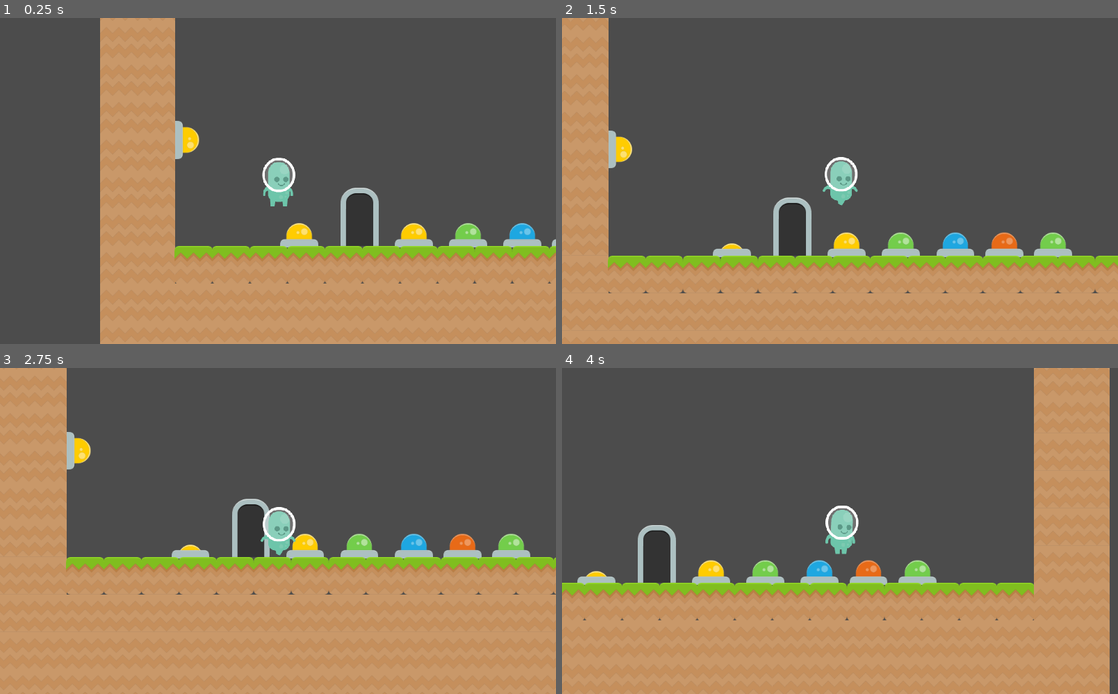
Above: before the commit, frames 1-4 (two rows, left to right).
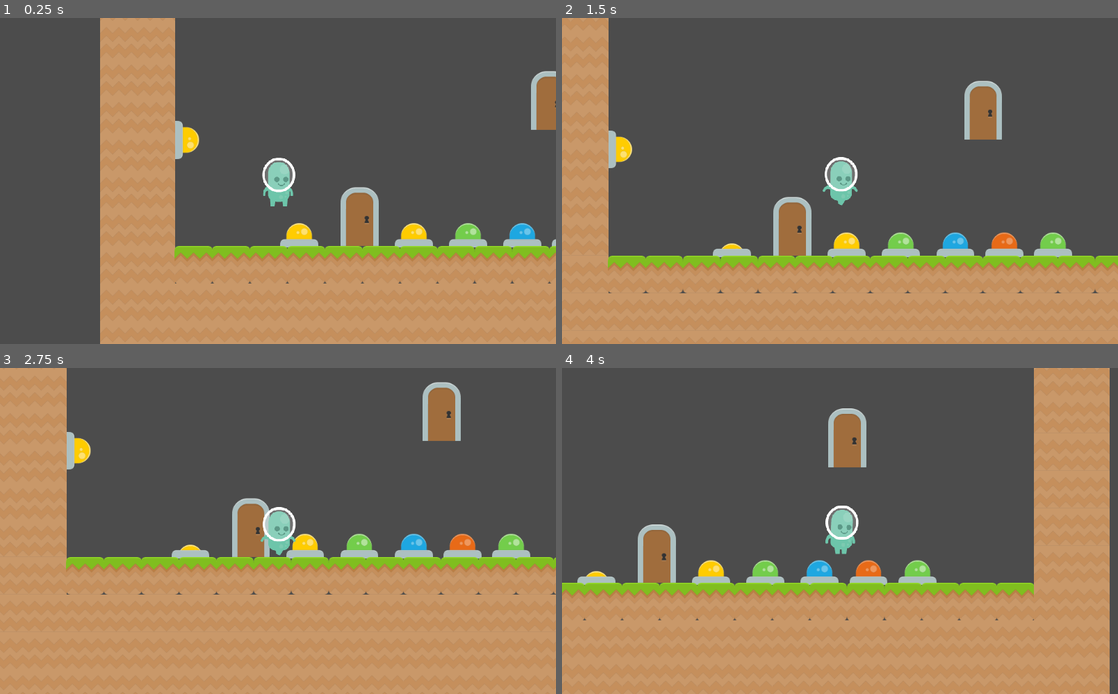
Above: after the commit, the same moments.

Repository: Setherino/PinQuest
Game: Godot game, scene res://Levels/Simon.tscn
Two runs of this game, one before a commit and one after it. Both use one fixed random seed, a clock stepped at 60 frames per second and the inputs below. This scene is started directly instead of the project's main scene. The engine's default icon, where the game draws it, is replaced by a stand-in: a white triangle on a blue panel in a dark square.
Inputs:
- Up to frame 1 (0.25 s): no input
- Up to frame 2 (1.5 s): hold E (interact) 0.53-1.28 s; hold Right (moveRight) from 0.53 s (still down); tap Space (Jump) at 0.77 s; tap E (interact) at 1.35 s
- Up to frame 3 (2.75 s): tap Space (Jump) at 1.52 s; release Right (moveRight) at 2.03 s; hold A (moveLeft) from 2.03 s (still down); hold E (interact) from 2.03 s (still down)
- Up to frame 4 (4 s): release A (moveLeft) at 2.78 s; release E (interact) at 2.78 s; hold Right (moveRight) from 2.78 s (still down); tap E (interact) at 2.85 s; tap Space (Jump) at 3.02, 3.77 s; hold E (interact) from 3.53 s (still down)

The runs differ from the first frame. In frame 1, 1.6% of the frame differs, in the area x 61-100%, y 16-70%; in frame 2, 2.0%; in frame 3, 2.0%; in frame 4, 2.0%, in the area x 13-55%, y 12-66%.

Commit message:
shhh

Diff:
--- a/Levels/Simon.tscn
+++ b/Levels/Simon.tscn
@@ -36,7 +36,7 @@
 position = Vector2( 640, 520 )
 momentary = true
 type = "blue"
-linkCode = 4
+linkCode = 8
 
 [node name="Button4" parent="." instance=ExtResource( 1 )]
 position = Vector2( 730, 520 )
@@ -52,15 +52,20 @@
 
 [node name="door2" parent="." instance=ExtResource( 3 )]
 position = Vector2( 340.176, 517.024 )
+nextLevel = "res://Levels/john.tscn"
 triggered = true
 linkCode = 3
 
 [node name="andGate" parent="." instance=ExtResource( 4 )]
 position = Vector2( 505.797, 318.745 )
-Xor = true
 
 [node name="Player" parent="." instance=ExtResource( 5 )]
 position = Vector2( 190.172, 412.314 )
 
 [node name="or gate" parent="Player" instance=ExtResource( 6 )]
 position = Vector2( 164, -34.0853 )
+
+[node name="door" parent="." instance=ExtResource( 3 )]
+position = Vector2( 691.247, 303.582 )
+triggered = true
+linkCode = 8
--- a/Levels/john.tscn
+++ b/Levels/john.tscn
@@ -17,7 +17,6 @@
 position = Vector2( 99.7123, 379.219 )
 nextLevel = "res://Levels/testScene.tscn"
 triggered = true
-triggeredBy = "blue"
 
 [node name="Button" parent="." instance=ExtResource( 3 )]
 position = Vector2( 636.234, 378.053 )
--- /dev/null
+++ b/die.tscn
@@ -0,0 +1,107 @@
+[gd_scene load_steps=29 format=2]
+
+[ext_resource path="res://nudeDva/0.obj" type="ArrayMesh" id=1]
+[ext_resource path="res://nudeDva/dva_d.jpg" type="Texture" id=2]
+[ext_resource path="res://nudeDva/dva_hair_d.png" type="Texture" id=3]
+[ext_resource path="res://nudeDva/dva_hair_n.jpg" type="Texture" id=4]
+[ext_resource path="res://nudeDva/pupil.jpg" type="Texture" id=5]
+[ext_resource path="res://nudeDva/pupil_n.png" type="Texture" id=6]
+[ext_resource path="res://nudeDva/dva_n.jpg" type="Texture" id=7]
+[ext_resource path="res://nudeDva/genitals_interior.jpg" type="Texture" id=8]
+[ext_resource path="res://nudeDva/genitals_interior_n.jpg" type="Texture" id=9]
+[ext_resource path="res://nudeDva/genitals_exterior.jpg" type="Texture" id=10]
+[ext_resource path="res://nudeDva/body_torso.jpg" type="Texture" id=11]
+[ext_resource path="res://nudeDva/body_torso_n.jpg" type="Texture" id=12]
+[ext_resource path="res://nudeDva/body_legs.jpg" type="Texture" id=13]
+[ext_resource path="res://nudeDva/body_legs_n.jpg" type="Texture" id=14]
+[ext_resource path="res://nudeDva/body_arms.jpg" type="Texture" id=15]
+
+[sub_resource type="SpatialMaterial" id=1]
+albedo_texture = ExtResource( 2 )
+
+[sub_resource type="SpatialMaterial" id=2]
+albedo_texture = ExtResource( 3 )
+normal_enabled = true
+normal_scale = 1.0
+normal_texture = ExtResource( 4 )
+
+[sub_resource type="SpatialMaterial" id=3]
+albedo_texture = ExtResource( 5 )
+normal_enabled = true
+normal_scale = 1.0
+normal_texture = ExtResource( 6 )
+
+[sub_resource type="SpatialMaterial" id=4]
+albedo_texture = ExtResource( 5 )
+normal_enabled = true
+normal_scale = 1.0
+normal_texture = ExtResource( 6 )
+
+[sub_resource type="SpatialMaterial" id=5]
+albedo_texture = ExtResource( 2 )
+normal_enabled = true
+normal_scale = 1.0
+normal_texture = ExtResource( 7 )
+
+[sub_resource type="SpatialMaterial" id=6]
+albedo_texture = ExtResource( 8 )
+normal_enabled = true
+normal_scale = 1.0
+normal_texture = ExtResource( 9 )
+
+[sub_resource type="SpatialMaterial" id=7]
+albedo_texture = ExtResource( 10 )
+normal_enabled = true
+normal_scale = 1.0
+
+[sub_resource type="SpatialMaterial" id=8]
+albedo_texture = ExtResource( 2 )
+normal_enabled = true
+normal_scale = 1.0
+normal_texture = ExtResource( 7 )
+
+[sub_resource type="SpatialMaterial" id=9]
+albedo_texture = ExtResource( 11 )
+normal_enabled = true
+normal_scale = 1.0
+normal_texture = ExtResource( 12 )
+
+[sub_resource type="SpatialMaterial" id=10]
+albedo_texture = ExtResource( 13 )
+normal_enabled = true
+normal_scale = 1.0
+normal_texture = ExtResource( 14 )
+
+[sub_resource type="SpatialMaterial" id=11]
+albedo_texture = ExtResource( 15 )
+
+[sub_resource type="SpatialMaterial" id=12]
+albedo_texture = ExtResource( 15 )
+
+[sub_resource type="SpatialMaterial" id=13]
+albedo_texture = ExtResource( 15 )
+
+[node name="Spatial" type="Spatial"]
+
+[node name="0" type="MeshInstance" parent="."]
+transform = Transform( 0.884546, 0, -0.466453, 0, 1, 0, 0.466453, 0, 0.884546, -0.756059, -0.252098, 1.31818 )
+mesh = ExtResource( 1 )
+material/0 = SubResource( 1 )
+material/1 = SubResource( 2 )
+material/2 = SubResource( 3 )
+material/3 = SubResource( 4 )
+material/4 = SubResource( 5 )
+material/5 = SubResource( 6 )
+material/6 = SubResource( 7 )
+material/7 = SubResource( 8 )
+material/8 = SubResource( 9 )
+material/9 = SubResource( 10 )
+material/10 = SubResource( 11 )
+material/11 = SubResource( 12 )
+material/12 = SubResource( 13 )
+
+[node name="DirectionalLight" type="DirectionalLight" parent="."]
+transform = Transform( 0.0181274, -0.525659, 0.850502, 0.389668, 0.787095, 0.478164, -0.920777, 0.322746, 0.2191, 0, 0, 0 )
+
+[node name="Camera" type="Camera" parent="."]
+transform = Transform( 1, 0, 0, 0, 1, 0, 0, 0, 1, -0.939132, 0.847941, 2.25002 )
Not shown, added: nudeDva/0.obj.import
Not shown, added: nudeDva/body_arms.jpg.import
Binary file added: nudeDva/body_arms_n.jpg
Not shown, added: nudeDva/body_arms_n.jpg.import
Not shown, added: nudeDva/body_legs.jpg.import
Binary file added: nudeDva/body_legs_n.jpg
Not shown, added: nudeDva/body_legs_n.jpg.import
Binary file added: nudeDva/body_torso.jpg
Not shown, added: nudeDva/body_torso.jpg.import
Binary file added: nudeDva/body_torso_n.jpg
Not shown, added: nudeDva/body_torso_n.jpg.import
Binary file added: nudeDva/dva_d.jpg
(and 20 more such lines)
